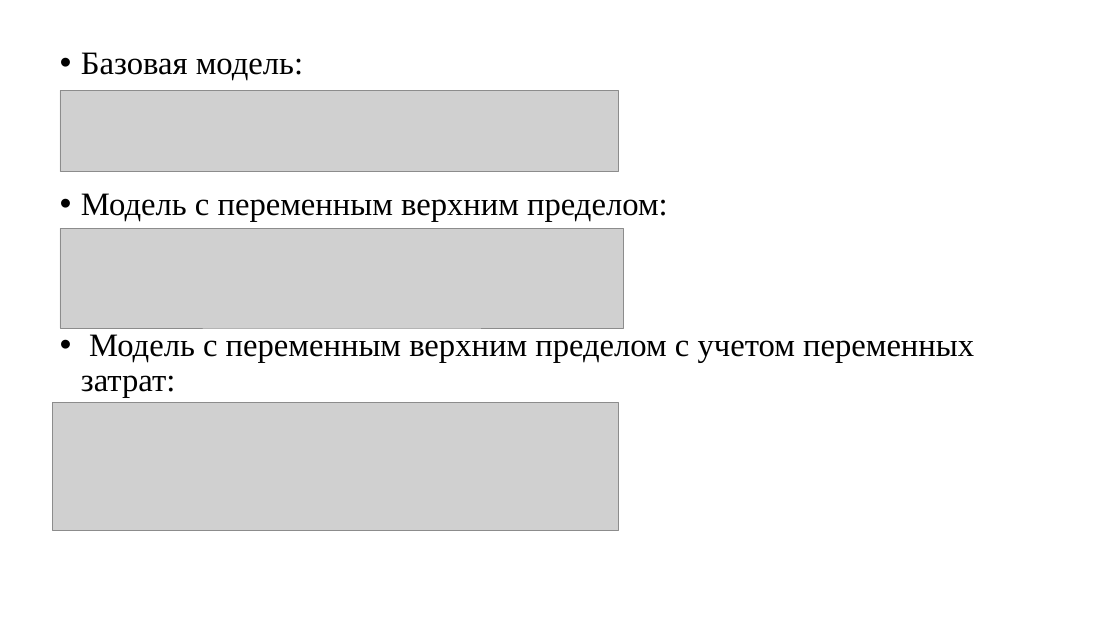
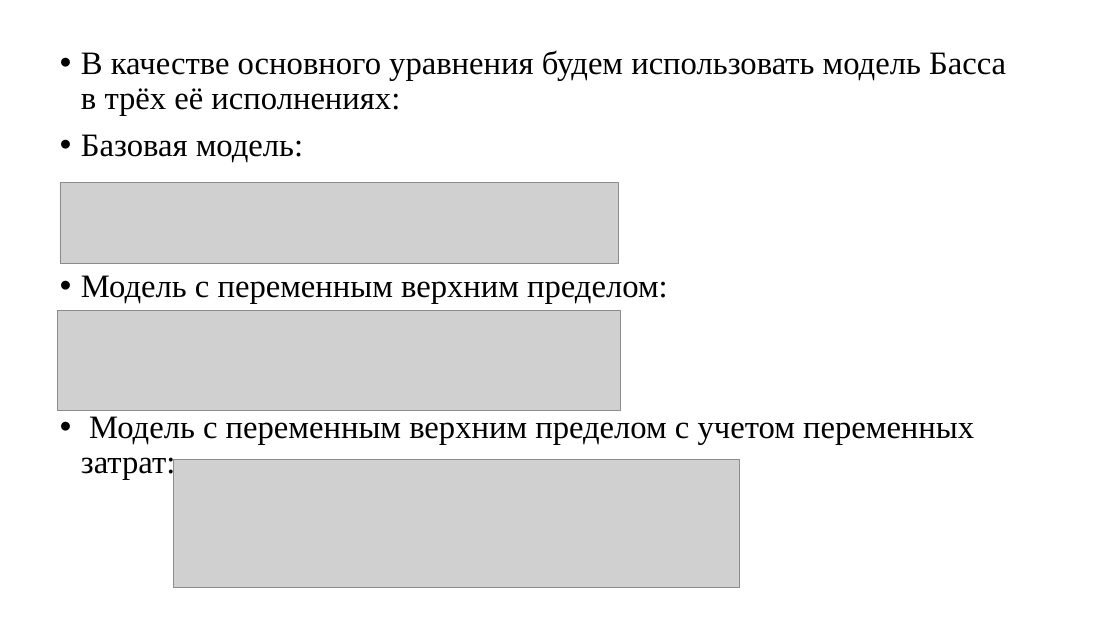
Before and after one commit to Misha1601/magistr, a slide deck: slide 10 of Конференции/Конференция 2023 осень/Никифоров Перспективы развития мировой вероэнергетики.pptx. Drawn at 1120x630 pixels with LibreOffice and Linux fonts; fonts in the diff are those of the drawing; grey boxes stand for pictures; background and template pictures are left out. Boxes give left, top, right and bottom in pixels: in the first picture for what was removed or moved away, otherwise in the second. Text is boxed around its words. In the diff, an @@ line names an element or a change of style, - is before the commit and + after.

```diff
--- a/Конференции/Конференция 2023 осень/Никифоров Перспективы развития мировой вероэнергетики.pptx
+++ b/Конференции/Конференция 2023 осень/Никифоров Перспективы развития мировой вероэнергетики.pptx
@@ subtitle at box(81, 50, 1006, 116): paragraph added @@
+• В качестве основного уравнения будем использовать модель Басса в трёх её исполнениях:
@@ picture: place and size @@
-picture at box(60, 91, 618, 172)
+picture at box(60, 182, 618, 264)
@@ picture: place and size @@
-picture at box(60, 229, 623, 329)
+picture at box(57, 310, 621, 410)
@@ picture: place and size @@
-picture at box(52, 402, 618, 530)
+picture at box(174, 460, 740, 587)
```
Also in this commit, not shown: 2 other slides changed, 2 slides added, 1 slide removed, 1 other file.
